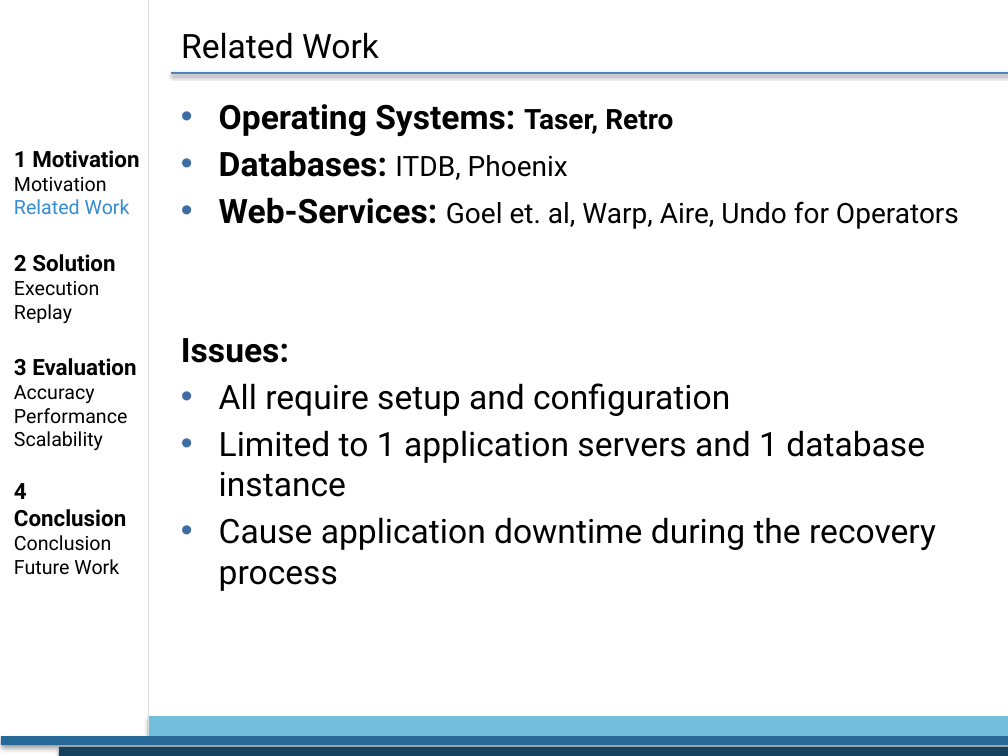
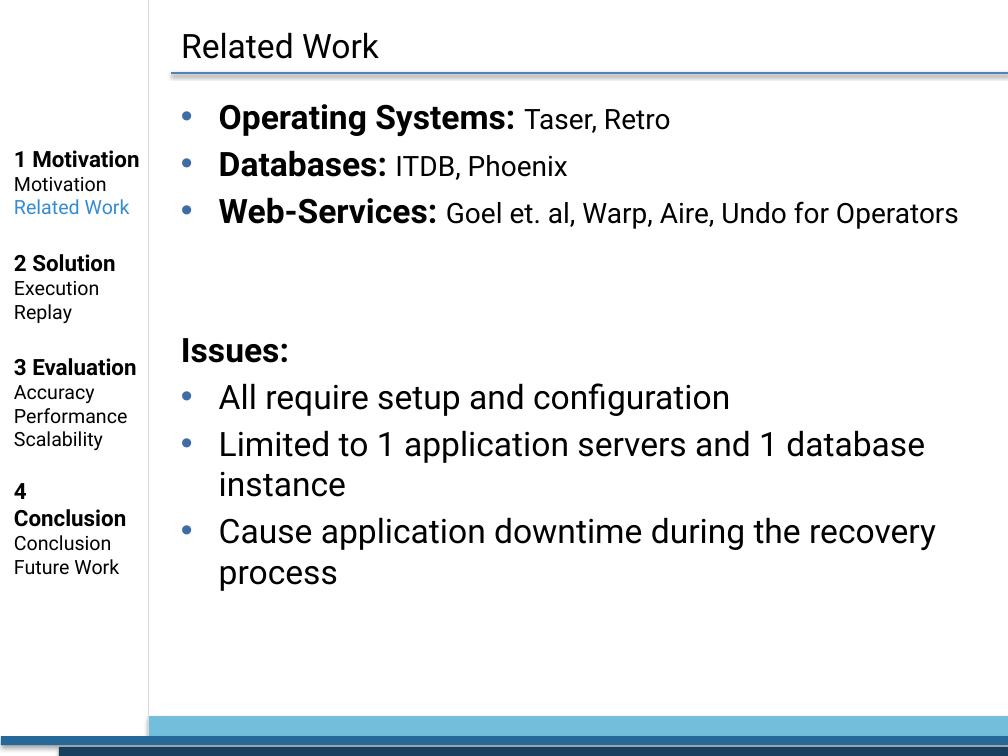
Before and after one commit to dnascimento/Thesis, a slide deck: slide 8 of Presentation_thesis/Powerpoint.pptx (slide 7 before the commit). Drawn at 1008x756 pixels with LibreOffice and Linux fonts; fonts in the diff are those of the drawing; background and template pictures are left out. Boxes give left, top, right and bottom in pixels: in the first picture for what was removed or moved away, otherwise in the second. Text is boxed around its words. In the diff, an @@ line names an element or a change of style, - is before the commit and + after.

```diff
--- a/Presentation_thesis/Powerpoint.pptx
+++ b/Presentation_thesis/Powerpoint.pptx
@@ text at [219, 104, 671, 136]: bold off in "Taser, Retro" @@
```
Also in this commit, not shown: 1 other slide changed, 2 slides added, 5 other files.
